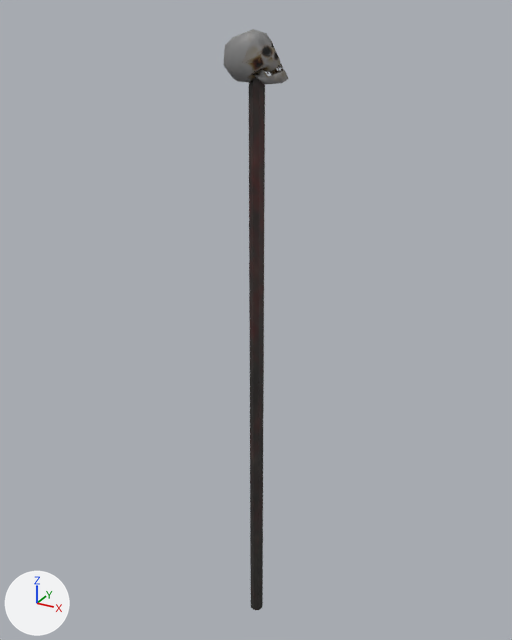
One commit to the Blender file models/structures/skullpost/skullpost.blend: the scene before it, then after it.
Rendered twice from a 50 mm lens placed at (2.08, -3.8, 4.41), pointed at (-0.06, 0.1, 2.46). Lighting does not change. The marker at lower left points along +X, +Y and +Z. The picture after the commit comes second.

Objects in the first picture: 'spiked_gib_2'.
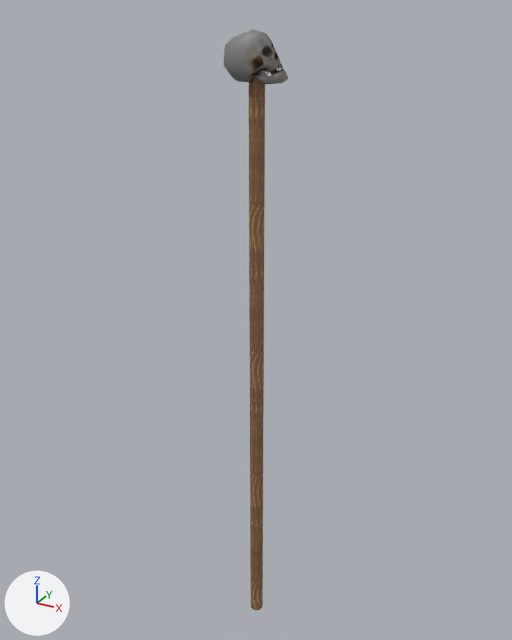
The change in detail:
Picture 'normal_gl.jpg' (img_normal_gl_jpg) is new.
Picture 'apple_color.jpg' (img_apple_color_jpg) is new.
Picture 'roughness.jpg' (img_roughness_jpg) is new.
Material 'Wood_Apple' (mat_wood_apple) is new.
Uses the picture img_apple_color_jpg.
Uses the picture img_normal_gl_jpg.
Uses the picture img_roughness_jpg.
me_cylinder_002 has 218 vertices, 279 faces and spans x -0.37..0.38, y -0.29..0.2, z -2.0..2.31.
me_cylinder_002 is used by ob_spiked_gib_2; location (0.0, 0.0, 2.0); scale (0.5, 0.5, 1.0).
me_cylinder_002 part 1: all 16 faces that had it switch from mat_material_011 to mat_wood_apple.
me_cylinder_002 part 2: texture (UV) coordinates of 16 of 279 faces, centred in x -0.09..0.09, y -0.09..0.09, z 0.0..2.1, changed; they spanned u 0.0..0.15, v 0.0..1.0 and now span u -2.14..2.14, v -0.02..0.02.

Pixel boxes [x1, y1, x2, y2] of what changed, in the pictures (512 x 640 px):
'spiked_gib_2', recoloured, surface changed (lighter): [247, 75, 267, 610] in both
part 1 of me_cylinder_002, recoloured (lighter): [249, 77, 265, 610] in both
part 2 of me_cylinder_002, surface changed (lighter): [249, 77, 265, 610] in both
